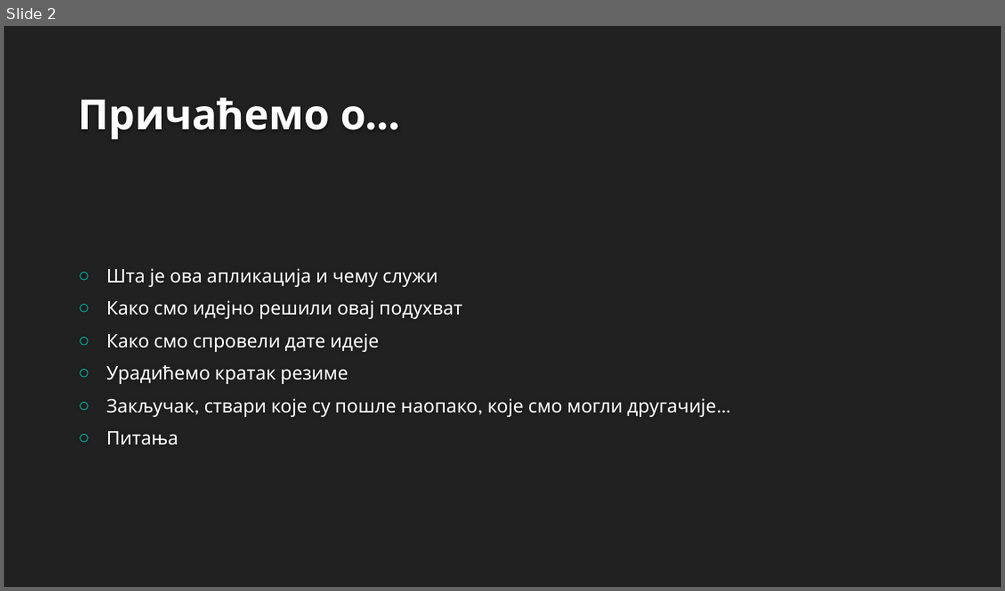
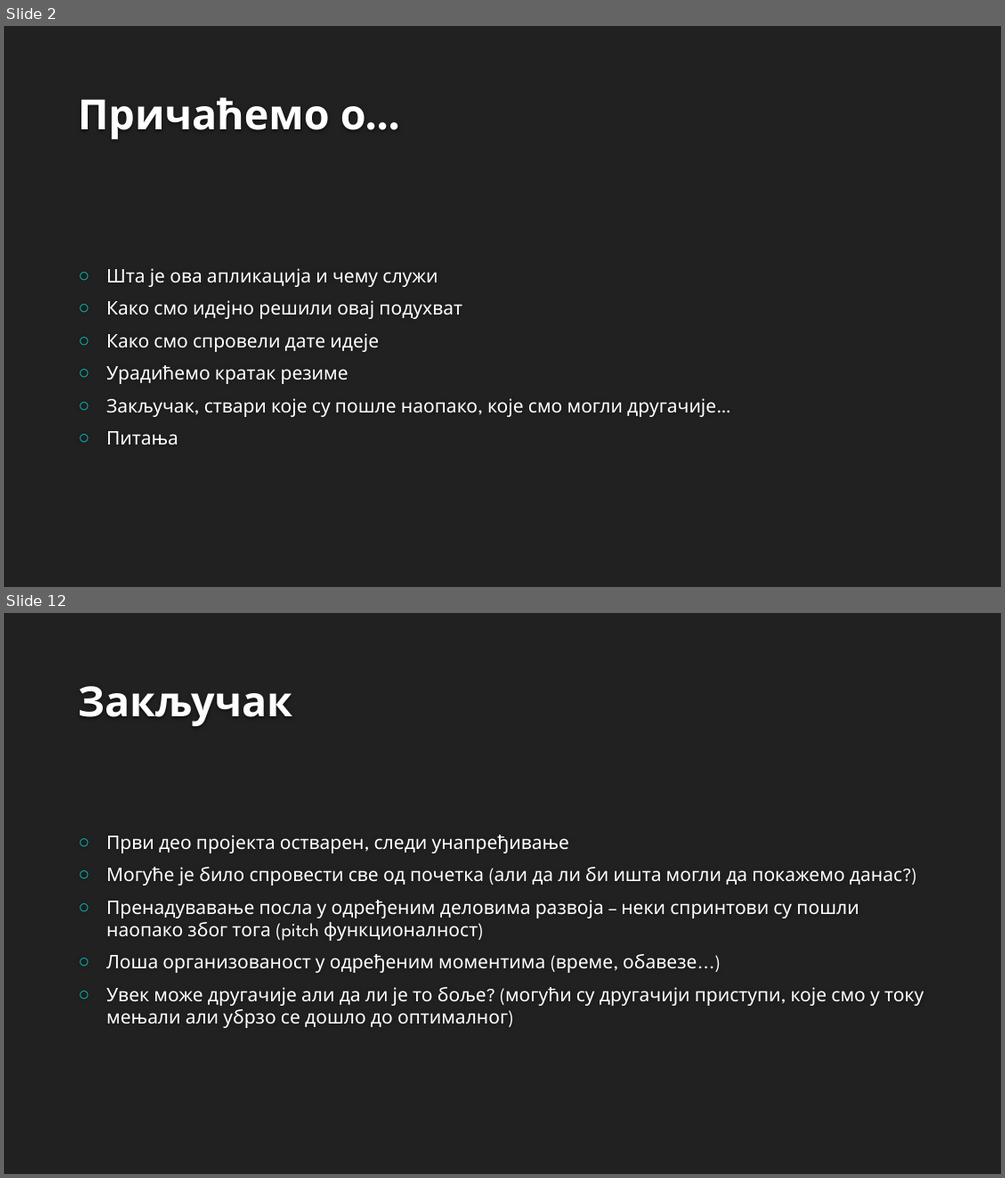
Before and after one commit to RazvojSoftvera2/MasterAudioTechnologyFunctions, a slide deck: Documentation and designs/Documentation/MATF_prezentacija.pptx. Shown one above the other, each under a label of ours: slide 2 before the commit, slides 2 and 12 after it; the slides between them are not shown. The pictures are 1005x591 and 1005x1178 pixels, drawn with LibreOffice and Linux fonts; fonts in the diff are those of the drawing; background and template pictures are left out. Boxes give left, top, right and bottom in pixels: in the first picture for what was removed or moved away, otherwise in the second. Text is boxed around its words. In the diff, an @@ line names an element or a change of style, - is before the commit and + after.

Commit message:
Added the last version of presentation

```diff
--- a/Documentation and designs/Documentation/MATF_prezentacija.pptx
+++ b/Documentation and designs/Documentation/MATF_prezentacija.pptx
@@ slide 12 added at (4, 613, 1001, 1174), background #212121 @@
@@ title added at (78, 686, 292, 726), 40 pt, text #FEFEFE, bold @@
+Закључак
@@ text added at (106, 835, 923, 1028), 18 pt, text #FFFFFF @@
+○ Први део пројекта остварен, следи унапређивање
+○ Могуће је било спровести све од почетка (али да ли би ишта могли да покажемо данас?)
+○ Пренадувавање посла у одређеним деловима развоја – неки спринтови су пошли наопако због тога (pitch функционалност)
+○ Лоша организованост у одређеним моментима (време, обавезе...)
+○ Увек може другачије али да ли је то боље? (могући су другачији приступи, које смо у току мењали али убрзо се дошло до оптималног)
```
Also in this commit, not shown: 1 slide changed, 10 other slides added.
